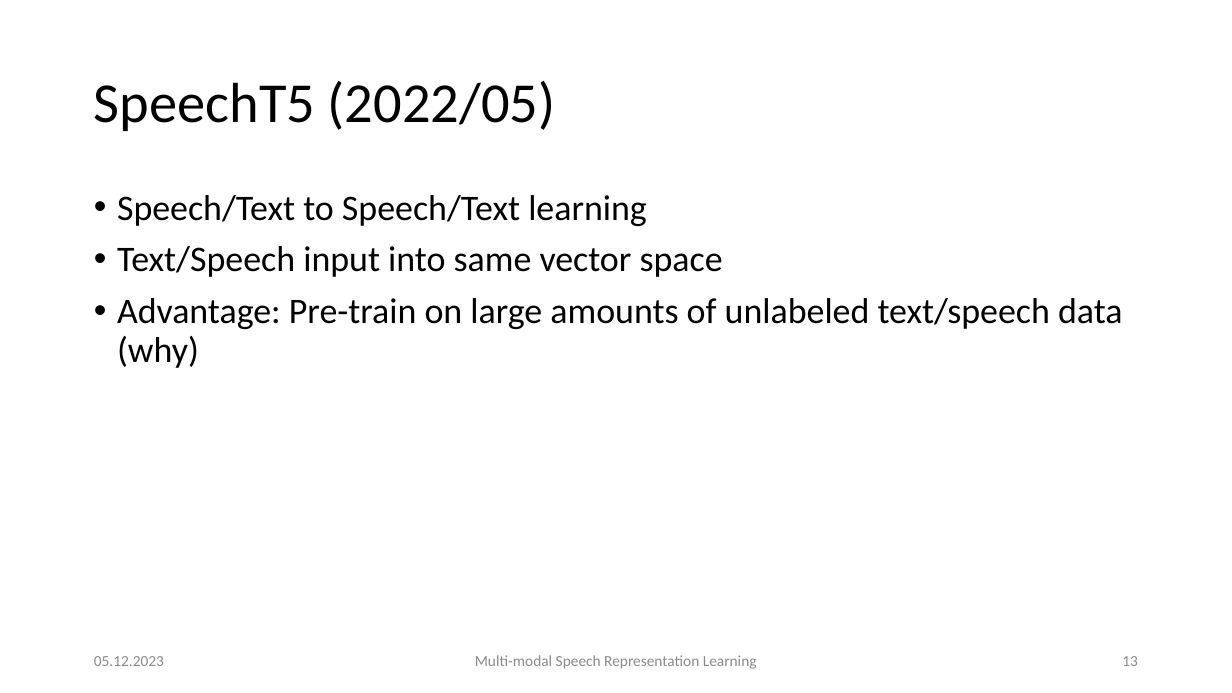
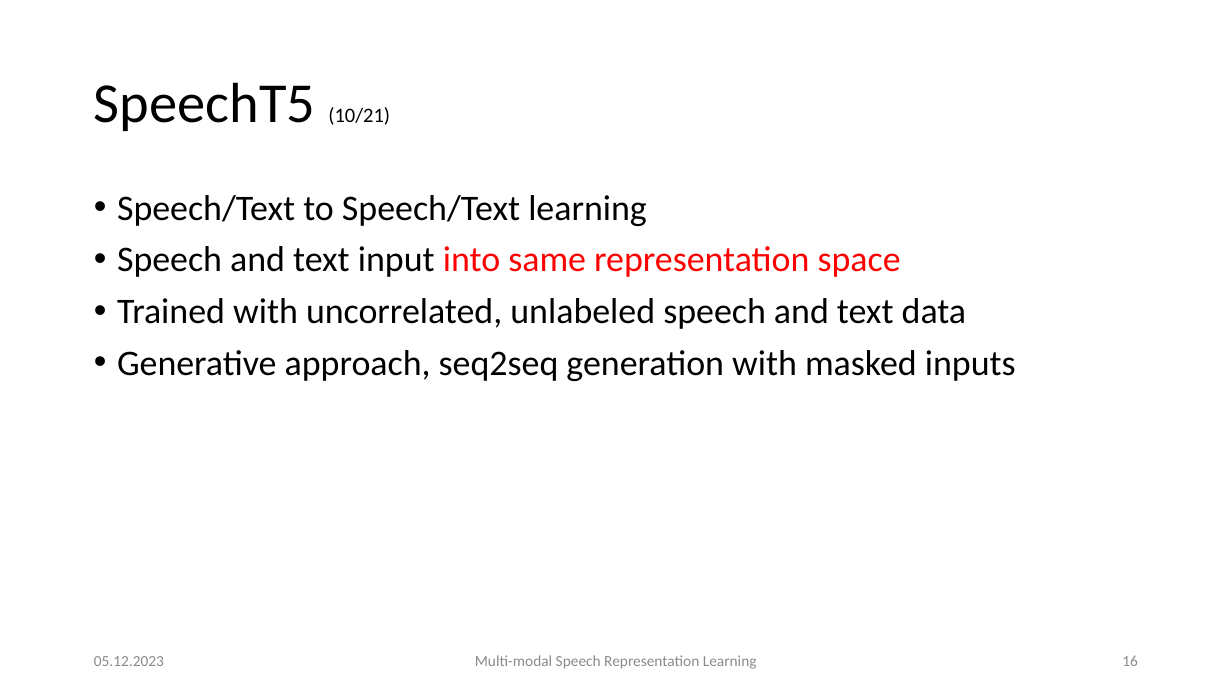
Before and after one commit to carlos-schmidt/nn-seminar, a slide deck: slide 16 of presentation.pptx (slide 13 before the commit). Drawn at 1232x693 pixels with LibreOffice and Linux fonts; fonts in the diff are those of the drawing. Boxes give left, top, right and bottom in pixels: in the first picture for what was removed or moved away, otherwise in the second. Text is boxed around its words. In the diff, an @@ line names an element or a change of style, - is before the commit and + after.

```diff
--- a/presentation.pptx
+++ b/presentation.pptx
@@ title at (94, 82, 390, 131): text changed @@
-SpeechT5 (2022/05)
+SpeechT5 (10/21)
@@ text at (117, 246, 1016, 381): text changed @@
-• Text/Speech input into same vector space
-• Advantage: Pre-train on large amounts of unlabeled text/speech data (why)
+• Speech and text input into same representation space
+• Trained with uncorrelated, unlabeled speech and text data
+• Generative approach, seq2seq generation with masked inputs
@@ page number at (1122, 655, 1138, 666): text changed @@
-13
+16
```
Also in this commit, not shown: 19 other slides changed, 5 slides added, 10 other files.
